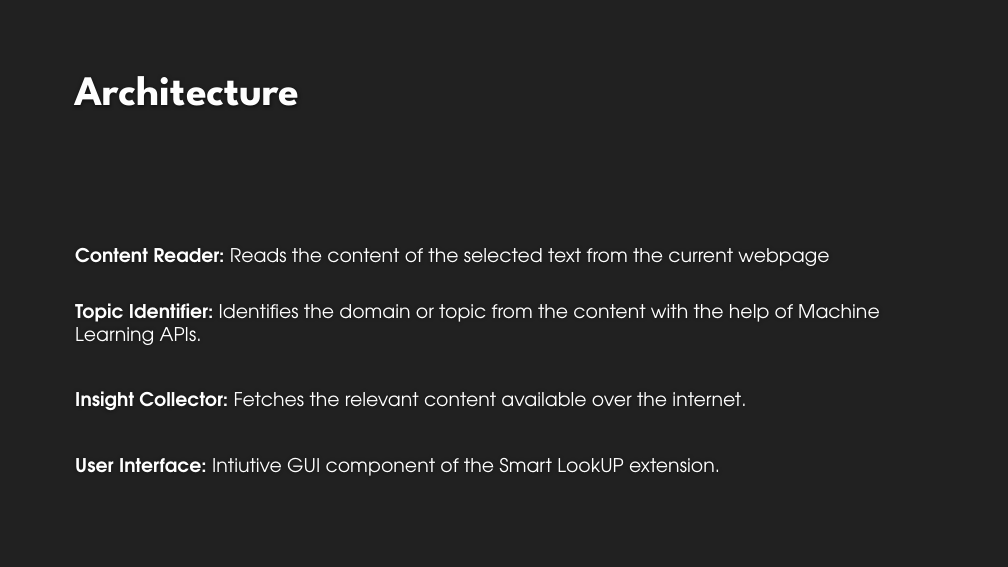
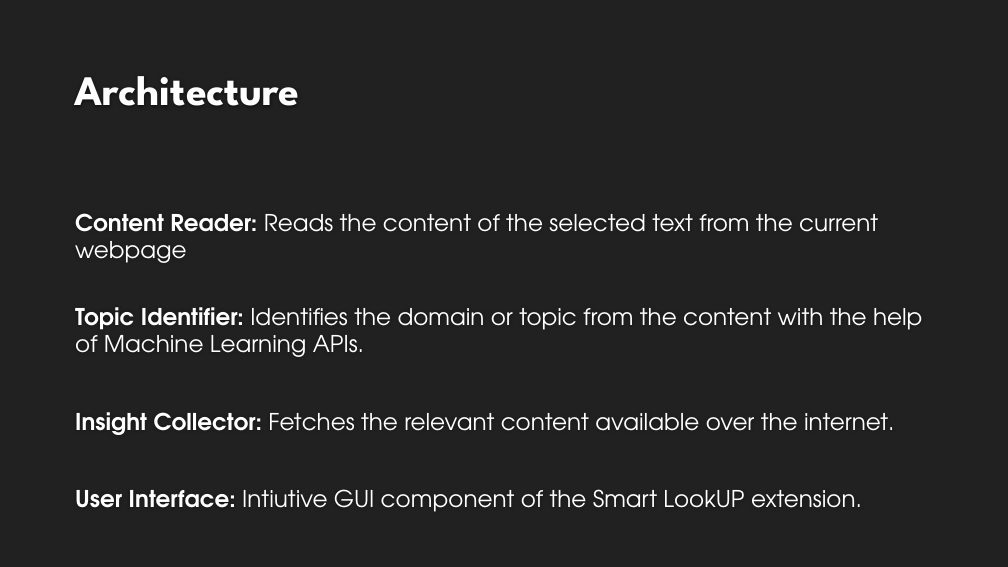
Before and after one commit to Pranshu258/SmartLookup, a slide deck: slide 5 of Documents/Smart LookUP.pptx. Drawn at 1008x567 pixels with LibreOffice and Linux fonts; fonts in the diff are those of the drawing; background and template pictures are left out. Boxes give left, top, right and bottom in pixels: in the first picture for what was removed or moved away, otherwise in the second. Text is boxed around its words. In the diff, an @@ line names an element or a change of style, - is before the commit and + after.

```diff
--- a/Documents/Smart LookUP.pptx
+++ b/Documents/Smart LookUP.pptx
@@ text "Content Reader: Reads the content ..." at (75,213,922,512): size 18 to 22 pt @@
```
Also in this commit, not shown: 7 other slides changed, 1 slide added, 1 slide removed, 1 other file.
